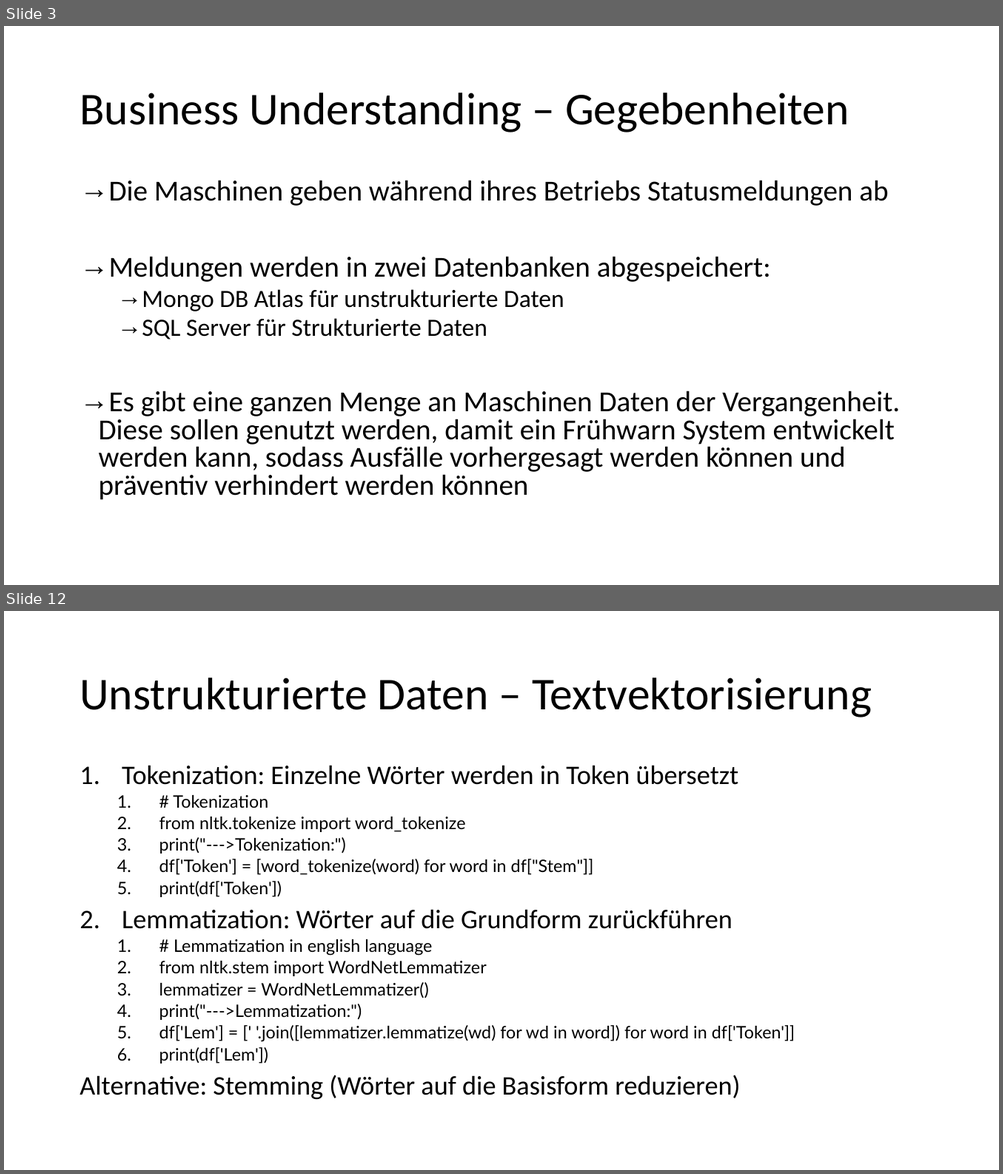
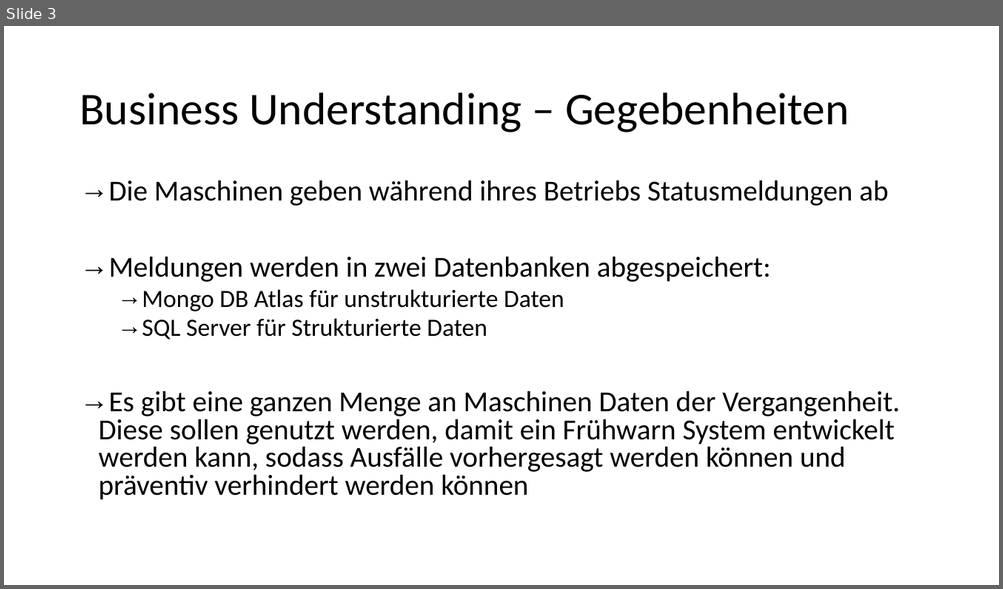
Before and after one commit to Flitschi7/big-data-management, a slide deck: Dokumentation HHZ Rocket Project.pptx. Shown one above the other, each under a label of ours: slides 3 and 12 before the commit, slide 3 after it; the slides between them are not shown. The pictures are 1003x1174 and 1003x589 pixels, drawn with LibreOffice and Linux fonts; fonts in the diff are those of the drawing. Boxes give left, top, right and bottom in pixels: in the first picture for what was removed or moved away, otherwise in the second. Text is boxed around its words. In the diff, an @@ line names an element or a change of style, - is before the commit and + after.

```diff
--- a/Dokumentation HHZ Rocket Project.pptx
+++ b/Dokumentation HHZ Rocket Project.pptx
@@ slide 12 removed at (4, 611, 999, 1170), background #FFFFFF @@
@@ title removed at (79, 678, 871, 718) @@
-Unstrukturierte Daten – Textvektorisierung
@@ text removed at (79, 765, 795, 1100) @@
-1. Tokenization: Einzelne Wörter werden in Token übersetzt
-  1. # Tokenization
-  2. from nltk.tokenize import word_tokenize
-  3. print("--->Tokenization:")
-  4. df['Token'] = [word_tokenize(word) for word in df["Stem"]]
-  5. print(df['Token'])
-2. Lemmatization: Wörter auf die Grundform zurückführen
-  1. # Lemmatization in english language
-  2. from nltk.stem import WordNetLemmatizer
-  3. lemmatizer = WordNetLemmatizer()
-  4. print("--->Lemmatization:")
-  5. df['Lem'] = [' '.join([lemmatizer.lemmatize(wd) for wd in word]) for word in df['Token']]
-  6. print(df['Lem'])
-Alternative: Stemming (Wörter auf die Basisform reduzieren)
```
Also in this commit, not shown: 7 slides changed, 7 slides added, 2 other slides removed.
